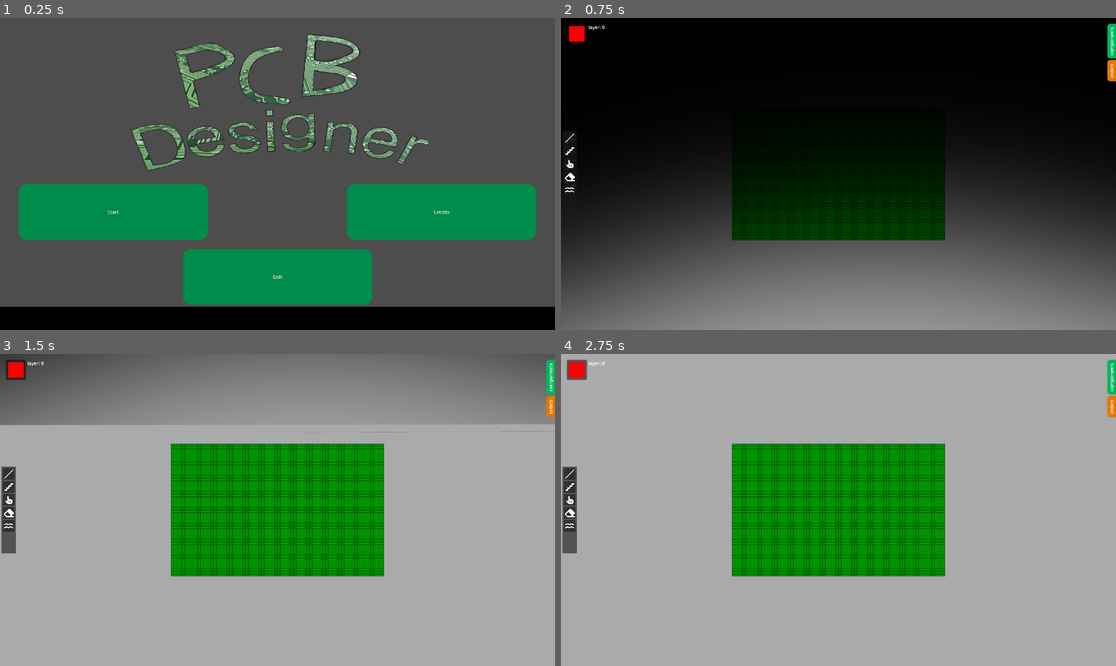
Above: before the commit, frames 1-4 (two rows, left to right).
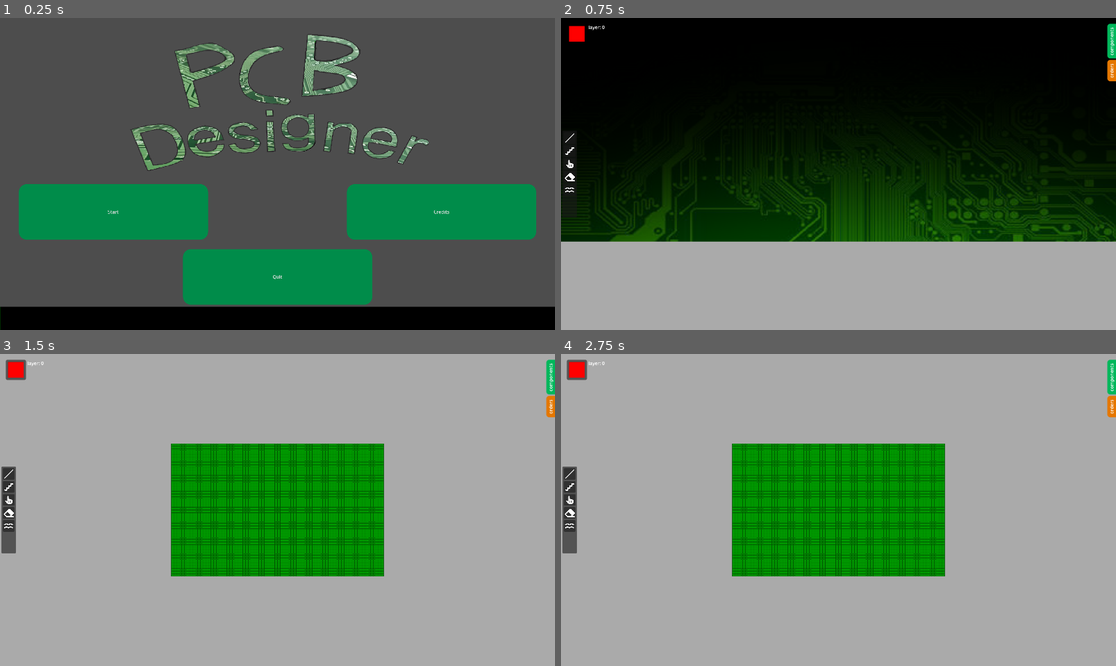
Above: after the commit, the same moments.

Repository: kankern69-max/game-godot
Game: Godot game, scene res://ui/main_menu.tscn
Same seed, same stepped clock (60 frames per second), same inputs: the game is played once before the commit and once after it.
Inputs (mouse positions are in pixels of both pictures, inside the frame that each line leads up to):
- Up to frame 1 (0.25 s): no input
- Up to frame 2 (0.75 s): click "Start" at 0.5 s
- Up to frame 3 (1.5 s): tap Enter at 1.25 s; move the mouse to (399, 494) at 1.27 s; hold Right from 1.28 s (still down); tap Alt at 1.35 s; click (399, 494) at 1.42 s
- Up to frame 4 (2.75 s): move the mouse to (727, 525) at 2.02 s; release Right at 2.03 s; hold Down from 2.03 s (still down); tap Shift at 2.1 s

The runs differ from the first frame. In frame 1, less than 0.1% of the frame differs, in the area x 0-1%, y 92-100%; in frame 2, 42%, in the area x 0-100%, y 39-100%; in frame 3, 20%; in frame 4, nothing differs.

Commit message:
Fade out made even better

Diff:
--- a/pcd-desinger-v-1/game.tscn
+++ b/pcd-desinger-v-1/game.tscn
@@ -26,6 +26,14 @@
 [node name="UI" parent="." unique_id=209732671 instance=ExtResource("3_feb5d")]
 
 [node name="FadeOverlay" type="TextureRect" parent="." unique_id=909347850]
-offset_right = 1920.0
-offset_bottom = 1323.0
+anchors_preset = 15
+anchor_right = 1.0
+anchor_bottom = 1.0
+offset_left = -10.0
+offset_top = 1087.0
+offset_right = 1910.0
+offset_bottom = 2087.0
+grow_horizontal = 2
+grow_vertical = 2
 texture = ExtResource("6_ryrav")
+expand_mode = 1
--- a/pcd-desinger-v-1/ui/main_menu.tscn
+++ b/pcd-desinger-v-1/ui/main_menu.tscn
@@ -74,7 +74,7 @@
 tracks/0/loop_wrap = true
 tracks/0/keys = {
 "times": PackedFloat32Array(0),
-"transitions": PackedFloat32Array(1),
+"transitions": PackedFloat32Array(4.924576),
 "update": 0,
 "values": [Vector2(0, 1000)]
 }
@@ -192,10 +192,11 @@
 anchor_right = 1.0
 anchor_bottom = 1.0
 offset_top = 1000.0
-offset_bottom = 2135.0
+offset_bottom = 1000.0
 grow_horizontal = 2
 grow_vertical = 2
 texture = ExtResource("4_rmr83")
+expand_mode = 1
 
 [connection signal="pressed" from="Start" to="." method="_on_start_pressed"]
 [connection signal="pressed" from="Quit" to="." method="_on_quit_pressed"]
Binary file changed: pcd-desinger-v-1/components/fading_black.png
Not shown, changed: pcd-desinger-v-1/components/fading_black.png.import
Not shown: 1 places in pcd-desinger-v-1/game.tscn that only renumber resources
Not shown: 1 places in pcd-desinger-v-1/ui/main_menu.tscn that only renumber resources
Not shown, changed: pcd-desinger-v-1/components/fading_black.pdn
Not shown, added: pcd-desinger-v-1/ui/scripts/fading_black.pdn
